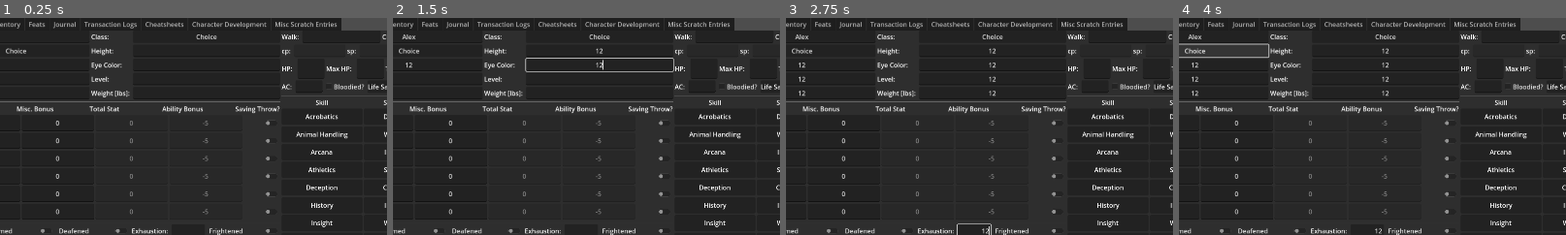
Above: before the commit, frames 1-4 (left to right).
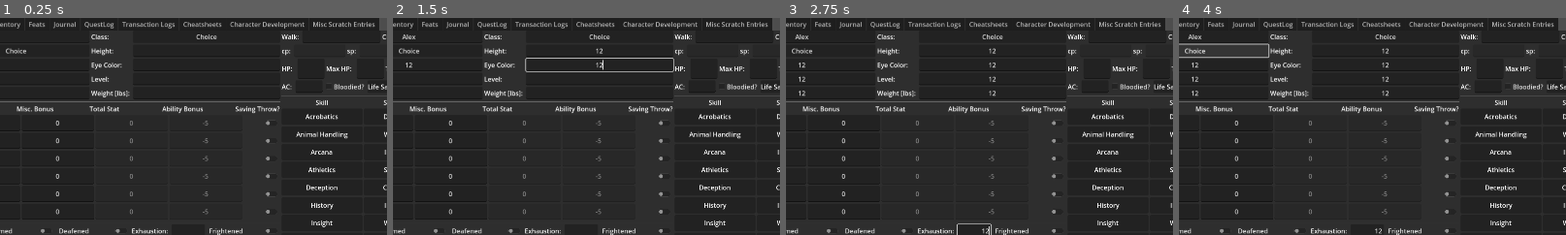
Above: after the commit, the same moments.

Repository: ChemistryMickey/DnD5e-Godot-CharacterSheet
Game: Godot game, scene res://src/UI/CharacterSheet.tscn
Two runs of this game, one before a commit and one after it. Both use one fixed random seed, a clock stepped at 60 frames per second and the inputs below.
Inputs (mouse positions are % of the whole screen's width and height, from its top left):
- Up to frame 1 (0.25 s): no input
- Up to frame 2 (1.5 s): click (14, 4) at 0.52 s; type "Alex" at 0.6 s; click (39, 8) at 0.75 s; type "12" at 0.83 s; click (14, 11) at 0.98 s; type "12" at 1.07 s; click (39, 11) at 1.27 s; type "12" at 1.35 s
- Up to frame 3 (2.75 s): click (14, 14) at 1.5 s; type "12" at 1.58 s; click (39, 14) at 1.73 s; type "12" at 1.82 s; click (14, 17) at 2.02 s; type "12" at 2.1 s; click (39, 17) at 2.25 s; type "12" at 2.33 s; click (36, 49) at 2.48 s; type "12" at 2.57 s
- Up to frame 4 (4 s): click "Choice" at 2.75 s; click "Choice" at 3.5 s
The pictures show only the part of the screen within x 12-62%, y 0-50%; the shares and areas given below are measured in that part.

The runs differ from the first frame. In frame 1, 1.4% of the frame differs, in the area x 21-98%, y 0-6%; in frame 2, 1.4%; in frame 3, 1.4%; in frame 4, 1.4%.

Commit message:
Added quest log for more organized management of TODOs than the journal

Diff:
--- a/project.godot
+++ b/project.godot
@@ -37,6 +37,10 @@
 [filesystem]
 
 import/blender/enabled=false
+
+[global_group]
+
+Persist="Saved/loaded properties; assumes a 'save -> Dictionary' and 'load_sheet -> void' function."
 
 [gui]
 
--- a/src/UI/CharacterSheet.tscn
+++ b/src/UI/CharacterSheet.tscn
@@ -7,6 +7,7 @@
 [ext_resource type="Script" path="res://src/UI/CharacterSheet.gd" id="5"]
 [ext_resource type="PackedScene" uid="uid://cnjcq6f6fw47u" path="res://src/UI/CharacterSheetSubpages/Inventory/Inventory.tscn" id="6"]
 [ext_resource type="PackedScene" uid="uid://cvaqt1x1atw1s" path="res://src/UI/CharacterSheetSubpages/ProficienciesAndFeats/Proficiencies and Feats.tscn" id="7"]
+[ext_resource type="PackedScene" uid="uid://v65soahapwpa" path="res://src/UI/CharacterSheetSubpages/QuestLog/quest_log.tscn" id="7_y8eqb"]
 [ext_resource type="PackedScene" uid="uid://bm2qgaji5d7g7" path="res://src/UI/CharacterSheetSubpages/Spellbook/Spellbook.tscn" id="8"]
 [ext_resource type="Theme" path="res://src/UI/Theme.tres" id="9"]
 [ext_resource type="PackedScene" uid="uid://dm1xupxrm5lyw" path="res://src/UI/CharacterSheetSubpages/CharacterDevelopment/Character Development.tscn" id="10"]
@@ -105,26 +106,30 @@
 layout_mode = 2
 metadata/_tab_index = 4
 
+[node name="QuestLog" parent="TabContainer" instance=ExtResource("7_y8eqb")]
+visible = false
+layout_mode = 2
+
 [node name="Transaction Logs" parent="TabContainer" groups=["Persist"] instance=ExtResource("2")]
 visible = false
 layout_mode = 2
 theme = ExtResource("9")
-metadata/_tab_index = 5
+metadata/_tab_index = 6
 
 [node name="Cheatsheets" parent="TabContainer" instance=ExtResource("4")]
 visible = false
 layout_mode = 2
-metadata/_tab_index = 6
+metadata/_tab_index = 7
 
 [node name="Character Development" parent="TabContainer" instance=ExtResource("10")]
 visible = false
 layout_mode = 2
-metadata/_tab_index = 7
+metadata/_tab_index = 8
 
 [node name="Misc Scratch Entries" parent="TabContainer" instance=ExtResource("11")]
 visible = false
 layout_mode = 2
-metadata/_tab_index = 8
+metadata/_tab_index = 9
 
 [node name="SaveFile" type="FileDialog" parent="."]
 initial_position = 2
--- /dev/null
+++ b/src/UI/CharacterSheetSubpages/QuestLog/quest_line.gd
@@ -0,0 +1,48 @@
+extends Control
+class_name QuestLine
+
+enum Status {InProgress, Complete, Failed}
+
+@export var is_selected: bool = false
+@export var status: Status = Status.InProgress
+
+func save():
+	var save_dict = {}
+	save_dict["Title"] = $Container/VBoxContainer/Title.text
+	save_dict["Giver"] = $Container/VBoxContainer/Giver.text
+	save_dict["InGameDate"] = $Container/VBoxContainer/InGameDate.text
+	save_dict["IRLDate"] = $Container/VBoxContainer/IRLDate.text
+
+	save_dict["KeyPlayers"] = $Container/KeyPlayers.text
+	save_dict["Description"] = $Container/Description.text
+	save_dict["Events"] = $Container/Events.text
+
+	save_dict["Status"] = self.status
+
+	return save_dict
+
+func load_sheet(save_dict):
+	$Container/VBoxContainer/Title.text = save_dict["Title"]
+	$Container/VBoxContainer/Giver.text = save_dict["Giver"]
+	$Container/VBoxContainer/InGameDate.text = save_dict["InGameDate"]
+	$Container/VBoxContainer/IRLDate.text = save_dict["IRLDate"]
+
+	$Container/KeyPlayers.text = save_dict["KeyPlayers"]
+	$Container/Description.text = save_dict["Description"]
+	$Container/Events.text = save_dict["Events"]
+
+	self.status = save_dict["Status"]
+
+func set_irl_date(s: String) -> void:
+	$Container/VBoxContainer/IRLDate.text = s
+
+func was_moved(color_toggle: bool = false) -> void:
+	self.is_selected = color_toggle
+	$Container/Select.button_pressed = color_toggle
+	if color_toggle:
+		$SelectHighlight.color.a = 0.3
+	else:
+		$SelectHighlight.color.a = 0
+
+func _on_select_toggled(toggled_on: bool) -> void:
+	self.was_moved(toggled_on)
--- /dev/null
+++ b/src/UI/CharacterSheetSubpages/QuestLog/quest_line.tscn
@@ -0,0 +1,92 @@
+[gd_scene load_steps=2 format=3 uid="uid://bsqgd7jwa4hpl"]
+
+[ext_resource type="Script" path="res://src/UI/CharacterSheetSubpages/QuestLog/quest_line.gd" id="1_aonj4"]
+
+[node name="QuestLine" type="Control"]
+custom_minimum_size = Vector2(0, 200)
+layout_mode = 3
+anchors_preset = 14
+anchor_top = 0.5
+anchor_right = 1.0
+anchor_bottom = 0.5
+grow_horizontal = 2
+grow_vertical = 2
+size_flags_horizontal = 3
+script = ExtResource("1_aonj4")
+
+[node name="SelectHighlight" type="ColorRect" parent="."]
+layout_mode = 1
+anchors_preset = 15
+anchor_right = 1.0
+anchor_bottom = 1.0
+grow_horizontal = 2
+grow_vertical = 2
+color = Color(1, 1, 1, 0)
+
+[node name="Container" type="HBoxContainer" parent="."]
+layout_mode = 1
+anchors_preset = 15
+anchor_right = 1.0
+anchor_bottom = 1.0
+grow_horizontal = 2
+grow_vertical = 2
+
+[node name="Select" type="CheckBox" parent="Container"]
+layout_mode = 2
+
+[node name="VBoxContainer" type="VBoxContainer" parent="Container"]
+layout_mode = 2
+size_flags_horizontal = 3
+size_flags_vertical = 4
+size_flags_stretch_ratio = 0.5
+
+[node name="Title" type="LineEdit" parent="Container/VBoxContainer"]
+layout_mode = 2
+size_flags_horizontal = 3
+size_flags_stretch_ratio = 0.5
+placeholder_text = "Quest Name"
+
+[node name="Giver" type="LineEdit" parent="Container/VBoxContainer"]
+layout_mode = 2
+size_flags_horizontal = 3
+size_flags_stretch_ratio = 0.5
+placeholder_text = "Quest Giver"
+
+[node name="InGameDate" type="LineEdit" parent="Container/VBoxContainer"]
+layout_mode = 2
+placeholder_text = "Quest Given In-Game Date"
+
+[node name="IRLDate" type="LineEdit" parent="Container/VBoxContainer"]
+layout_mode = 2
+placeholder_text = "Quest Given IRL Date"
+
+[node name="KeyPlayers" type="TextEdit" parent="Container"]
+layout_mode = 2
+size_flags_horizontal = 3
+size_flags_stretch_ratio = 0.5
+focus_neighbor_right = NodePath("../Description")
+focus_next = NodePath("../Description")
+focus_previous = NodePath("../VBoxContainer/Title")
+placeholder_text = "Key Players"
+wrap_mode = 1
+indent_wrapped_lines = true
+
+[node name="Description" type="TextEdit" parent="Container"]
+layout_mode = 2
+size_flags_horizontal = 3
+focus_next = NodePath("../Events")
+focus_previous = NodePath("../KeyPlayers")
+placeholder_text = "Description & Potential Reward"
+wrap_mode = 1
+indent_wrapped_lines = true
+
+[node name="Events" type="TextEdit" parent="Container"]
+layout_mode = 2
+size_flags_horizontal = 3
+focus_next = NodePath("../VBoxContainer/Title")
+focus_previous = NodePath("../Description")
+placeholder_text = "Events & Notes"
+wrap_mode = 1
+indent_wrapped_lines = true
+
+[connection signal="toggled" from="Container/Select" to="." method="_on_select_toggled"]
--- /dev/null
+++ b/src/UI/CharacterSheetSubpages/QuestLog/quest_log.gd
@@ -0,0 +1,60 @@
+extends VBoxContainer
+var quest_line = preload("res://src/UI/CharacterSheetSubpages/QuestLog/quest_line.tscn")
+@onready var quest_cont_map: Dictionary = {
+	QuestLine.Status.InProgress: $Scroll/Quests/InProgress,
+	QuestLine.Status.Complete: $Scroll/Quests/Complete,
+	QuestLine.Status.Failed: $Scroll/Quests/Failed
+}
+
+func save() -> Dictionary:
+	var save_dict = {"Quests": []}
+	for child in $Scroll/Quests.get_children():
+		for subchild in child.get_children():
+			if subchild is QuestLine:
+				save_dict["Quests"].append(subchild.save())
+	return save_dict
+
+func load_sheet(save_dict: Dictionary) -> void:
+	if "Quests" not in save_dict:
+		# Backwards compatibility
+		return
+
+	for child in $Scroll/Quests.get_children():
+		for subchild in child.get_children():
+			if subchild is QuestLine:
+				subchild.queue_free()
+
+	for entry in save_dict["Quests"]:
+		var new_quest = quest_line.instantiate()
+		new_quest.load_sheet(entry)
+
+		quest_cont_map[entry["Status"] as QuestLine.Status].add_child(new_quest)
+
+func _on_add_pressed() -> void:
+	var new_quest = quest_line.instantiate()
+	var cur_date = Time.get_date_string_from_system()
+	new_quest.set_irl_date(cur_date)
+	$Scroll/Quests/InProgress.add_child(new_quest)
+
+func _on_remove_pressed() -> void:
+	for child in $Scroll/Quests.get_children():
+		for subchild in child.get_children():
+			if subchild is QuestLine and subchild.is_selected:
+				subchild.queue_free()
+
+func _on_failed_pressed() -> void:
+	self._move_quests($Scroll/Quests/Failed)
+
+func _on_complete_pressed() -> void:
+	self._move_quests($Scroll/Quests/Complete)
+
+func _on_in_progress_pressed() -> void:
+	self._move_quests($Scroll/Quests/InProgress)
+
+func _move_quests(dest_node: VBoxContainer) -> void:
+	for child in $Scroll/Quests.get_children():
+		for subchild in child.get_children():
+			if subchild is QuestLine and subchild.is_selected:
+				child.remove_child(subchild) #NOTE: This doesn't delete the node
+				dest_node.add_child(subchild)
+				subchild.was_moved()
--- /dev/null
+++ b/src/UI/CharacterSheetSubpages/QuestLog/quest_log.tscn
@@ -0,0 +1,117 @@
+[gd_scene load_steps=6 format=3 uid="uid://v65soahapwpa"]
+
+[ext_resource type="Script" path="res://src/UI/CharacterSheetSubpages/QuestLog/quest_log.gd" id="1_avtyn"]
+
+[sub_resource type="StyleBoxFlat" id="StyleBoxFlat_2vb2p"]
+bg_color = Color(0.0330646, 0.700328, 0, 1)
+
+[sub_resource type="StyleBoxFlat" id="StyleBoxFlat_l26u2"]
+bg_color = Color(4.25957e-06, 0.554526, 1.92523e-07, 0.423529)
+
+[sub_resource type="StyleBoxFlat" id="StyleBoxFlat_jnbb4"]
+bg_color = Color(0.856494, 1.97336e-06, 1.92523e-07, 1)
+
+[sub_resource type="StyleBoxFlat" id="StyleBoxFlat_y4opr"]
+bg_color = Color(0.760784, 0, 0, 0.501961)
+
+[node name="QuestLog" type="VBoxContainer" groups=["Persist"]]
+anchors_preset = 15
+anchor_right = 1.0
+anchor_bottom = 1.0
+grow_horizontal = 2
+grow_vertical = 2
+script = ExtResource("1_avtyn")
+metadata/_tab_index = 5
+
+[node name="Controls" type="HBoxContainer" parent="."]
+layout_mode = 2
+
+[node name="Spacer" type="Control" parent="Controls"]
+layout_mode = 2
+size_flags_horizontal = 3
+
+[node name="Add" type="Button" parent="Controls"]
+layout_mode = 2
+text = "Add Quest"
+
+[node name="Remove" type="Button" parent="Controls"]
+layout_mode = 2
+text = "Remove Selected Quests"
+
+[node name="Spacer2" type="Control" parent="Controls"]
+layout_mode = 2
+size_flags_horizontal = 3
+size_flags_stretch_ratio = 0.1
+
+[node name="Complete" type="Button" parent="Controls"]
+layout_mode = 2
+theme_override_styles/hover = SubResource("StyleBoxFlat_2vb2p")
+theme_override_styles/normal = SubResource("StyleBoxFlat_l26u2")
+text = "Mark Selected Complete"
+
+[node name="InProgress" type="Button" parent="Controls"]
+layout_mode = 2
+text = "Mark Selected In Progress"
+
+[node name="Failed" type="Button" parent="Controls"]
+layout_mode = 2
+theme_override_styles/hover = SubResource("StyleBoxFlat_jnbb4")
+theme_override_styles/normal = SubResource("StyleBoxFlat_y4opr")
+text = "Mark Selected Failed"
+
+[node name="HSeparator" type="HSeparator" parent="."]
+layout_mode = 2
+
+[node name="Scroll" type="ScrollContainer" parent="."]
+layout_mode = 2
+size_flags_vertical = 3
+
+[node name="Quests" type="VBoxContainer" parent="Scroll"]
+layout_mode = 2
+size_flags_horizontal = 3
+size_flags_vertical = 3
+
+[node name="InProgress" type="VBoxContainer" parent="Scroll/Quests"]
+layout_mode = 2
+
+[node name="Label" type="Label" parent="Scroll/Quests/InProgress"]
+layout_mode = 2
+theme_override_font_sizes/font_size = 24
+text = "In Progress"
+horizontal_alignment = 1
+
+[node name="HSeparator" type="HSeparator" parent="Scroll/Quests/InProgress"]
+layout_mode = 2
+
+[node name="Complete" type="VBoxContainer" parent="Scroll/Quests"]
+layout_mode = 2
+
+[node name="Label" type="Label" parent="Scroll/Quests/Complete"]
+layout_mode = 2
+theme_override_font_sizes/font_size = 24
+text = "Complete"
+horizontal_alignment = 1
+
+[node name="HSeparator" type="HSeparator" parent="Scroll/Quests/Complete"]
+layout_mode = 2
+
+[node name="HSeparator3" type="HSeparator" parent="Scroll/Quests"]
+layout_mode = 2
+
+[node name="Failed" type="VBoxContainer" parent="Scroll/Quests"]
+layout_mode = 2
+
+[node name="Label" type="Label" parent="Scroll/Quests/Failed"]
+layout_mode = 2
+theme_override_font_sizes/font_size = 24
+text = "Failed"
+horizontal_alignment = 1
+
+[node name="HSeparator" type="HSeparator" parent="Scroll/Quests/Failed"]
+layout_mode = 2
+
+[connection signal="pressed" from="Controls/Add" to="." method="_on_add_pressed"]
+[connection signal="pressed" from="Controls/Remove" to="." method="_on_remove_pressed"]
+[connection signal="pressed" from="Controls/Complete" to="." method="_on_complete_pressed"]
+[connection signal="pressed" from="Controls/InProgress" to="." method="_on_in_progress_pressed"]
+[connection signal="pressed" from="Controls/Failed" to="." method="_on_failed_pressed"]
--- a/src/UI/OptionDialogue.gd
+++ b/src/UI/OptionDialogue.gd
@@ -4,6 +4,7 @@
 	Signals.connect("show_options", Callable(self, "toggle_self"))
 
 func toggle_self():
+	return # Stop displaying this. It's not helpful.
 	if self.visible:
 		self.visible = false
 	else:
Not shown: 1 places in src/UI/CharacterSheet.tscn that only renumber resources
